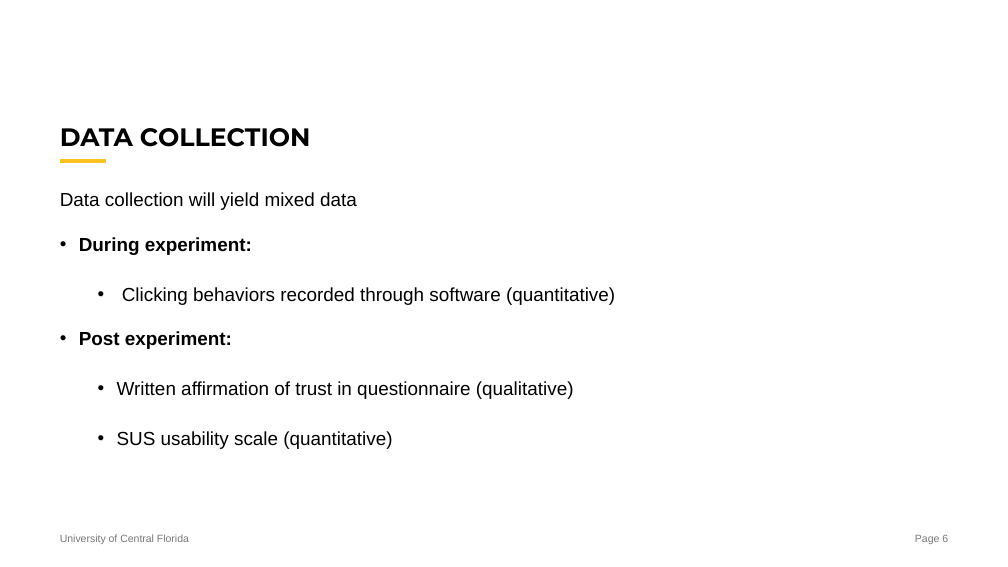
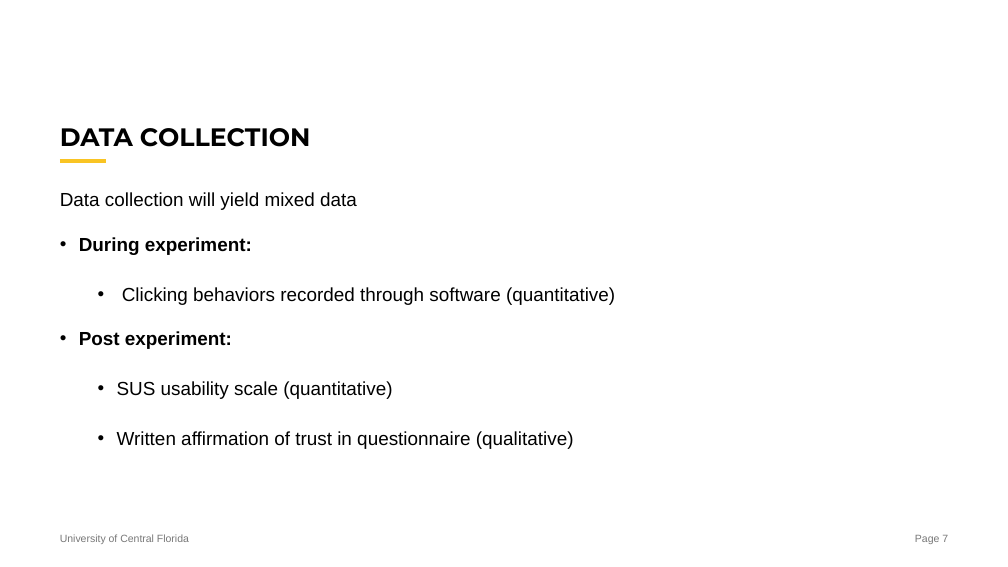
Before and after one commit to SassManMcGee/AITakeover-1985-, a slide deck: slide 7 of AITakeover_presentation.potx (slide 6 before the commit). Drawn at 1008x567 pixels with LibreOffice and Linux fonts; fonts in the diff are those of the drawing. Boxes give left, top, right and bottom in pixels: in the first picture for what was removed or moved away, otherwise in the second. Text is boxed around its words. In the diff, an @@ line names an element or a change of style, - is before the commit and + after.

Commit message:
Add files via upload
NEW PPT

```diff
--- a/AITakeover_presentation.potx
+++ b/AITakeover_presentation.potx
@@ text at [117, 381, 392, 399]: paragraph added @@
+  • SUS usability scale (quantitative)
@@ text at [117, 431, 392, 449]: paragraph removed @@
-  • SUS usability scale (quantitative)
@@ page number at [915, 535, 948, 544]: text changed @@
-Page 6
+Page 7
```
Also in this commit, not shown: 2 slides added, 1 slide removed.
